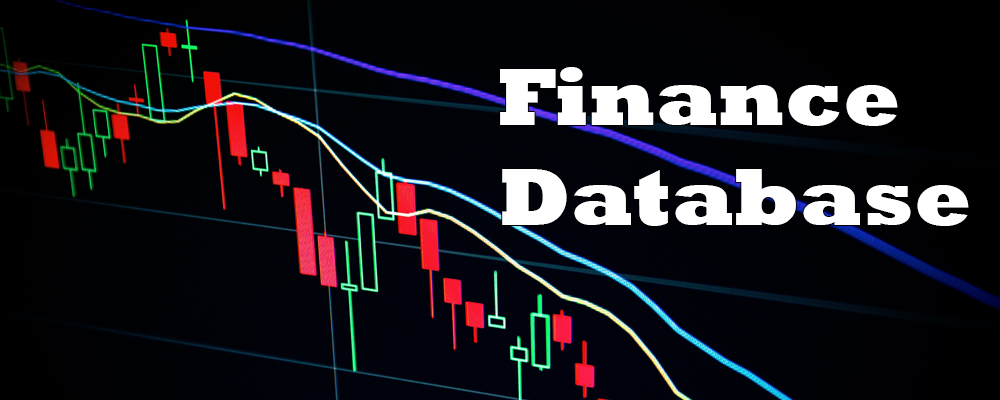
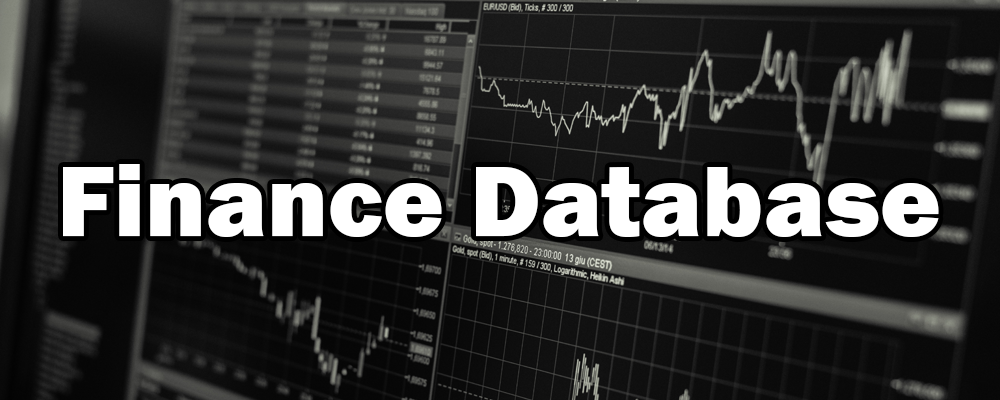
Layers edited between the first and the second 1000 × 400 image:
painted on "Finance Database" over [63, 67, 969, 237]
renamed "Laag 1" to "Laag 2", painted on it over [0, 0, 1000, 400]
